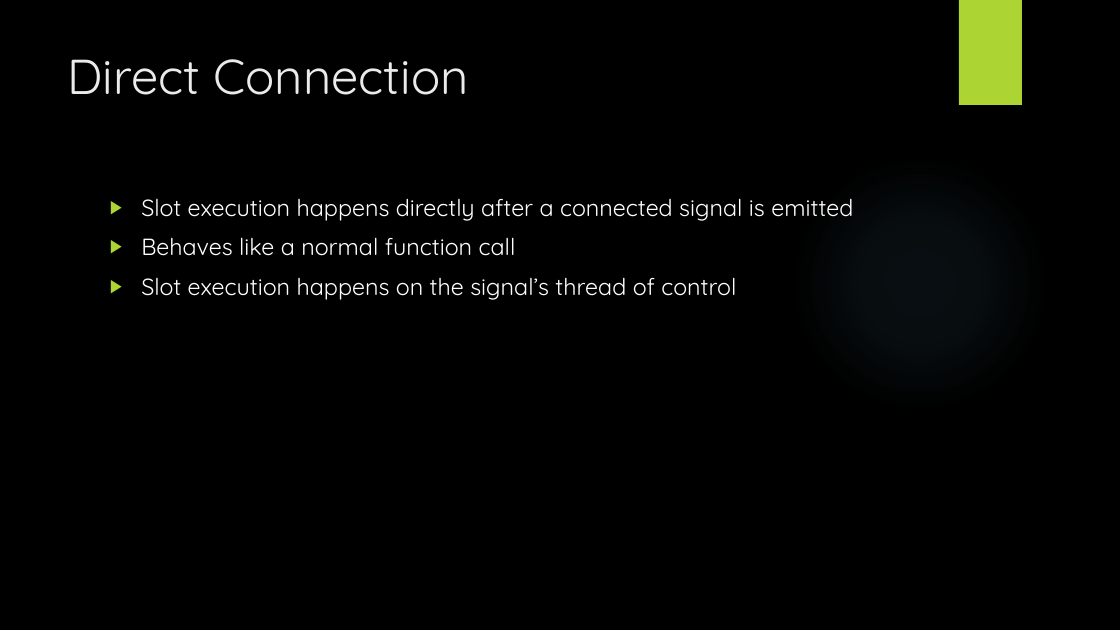
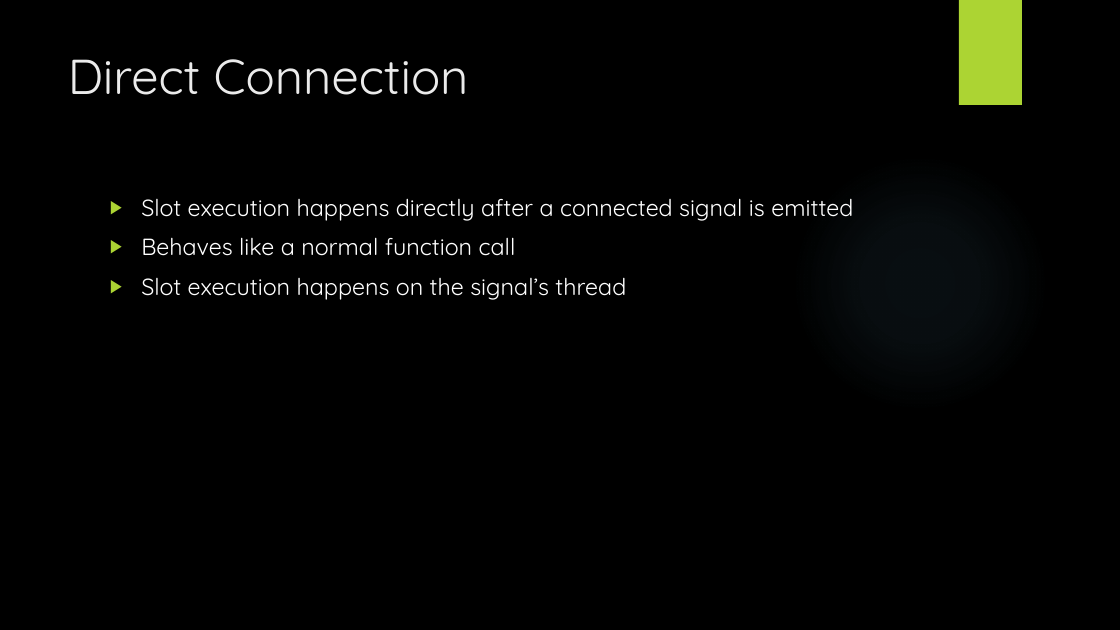
Before and after one commit to tylertrephan/qt-multithreading-tutorial, a slide deck: slide 16 of MultithreadingWithQt.pptx. Drawn at 1120x630 pixels with LibreOffice and Linux fonts; fonts in the diff are those of the drawing; background and template pictures are left out. Boxes give left, top, right and bottom in pixels: in the first picture for what was removed or moved away, otherwise in the second. Text is boxed around its words. In the diff, an @@ line names an element or a change of style, - is before the commit and + after.

```diff
--- a/MultithreadingWithQt.pptx
+++ b/MultithreadingWithQt.pptx
@@ text at [141,278,626,300]: text changed @@
-▶ Slot execution happens on the signal’s thread of control
+▶ Slot execution happens on the signal’s thread
```
Also in this commit, not shown: 9 other slides changed.
